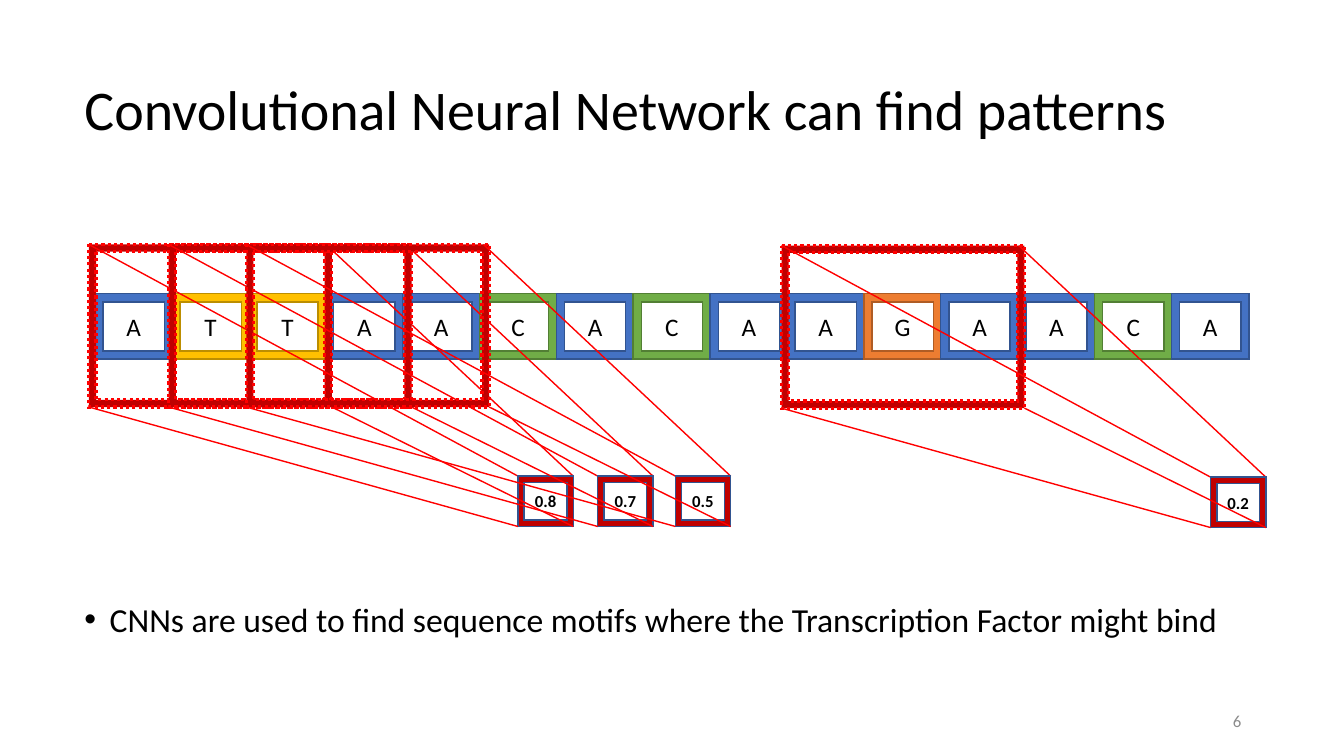
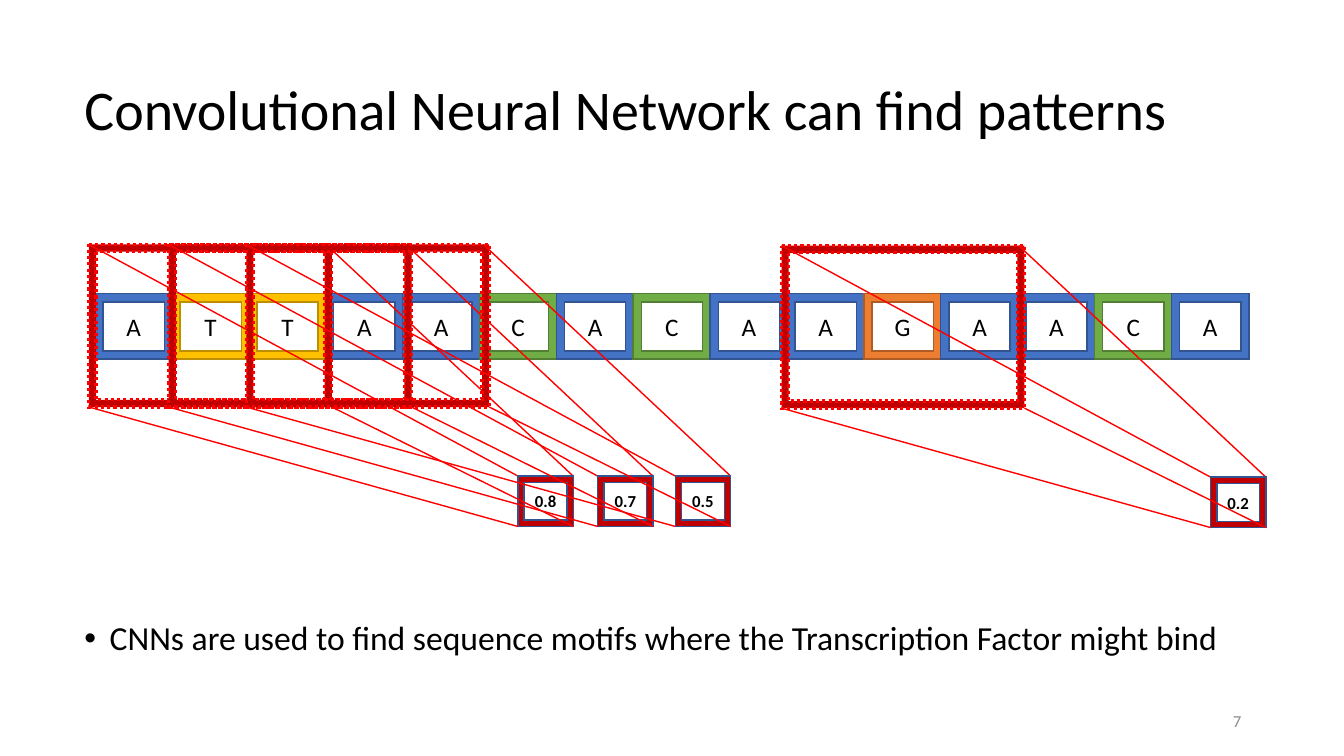
Before and after one commit to deeprob/JournalClub, a slide deck: slide 7 of Sep21/DeepGRN_092121.pptx (slide 6 before the commit). Drawn at 1344x756 pixels with LibreOffice and Linux fonts; fonts in the diff are those of the drawing. Boxes give left, top, right and bottom in pixels: in the first picture for what was removed or moved away, otherwise in the second. Text is boxed around its words. In the diff, an @@ line names an element or a change of style, - is before the commit and + after.

```diff
--- a/Sep21/DeepGRN_092121.pptx
+++ b/Sep21/DeepGRN_092121.pptx
@@ text "CNNs are used to find ...": place and size @@
-text "CNNs are used to find ..." at bbox=[110, 608, 1217, 638]
+text "CNNs are used to find ..." at bbox=[110, 626, 1217, 656]
@@ page number at bbox=[1233, 716, 1241, 727]: text changed @@
-6
+7
```
Also in this commit, not shown: 1 other slide changed, 1 slide added.
